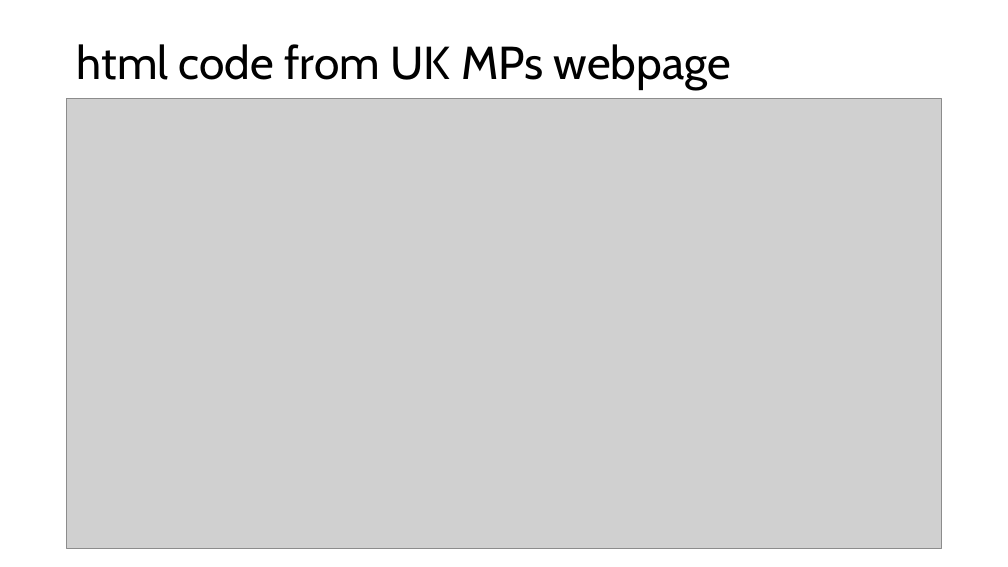
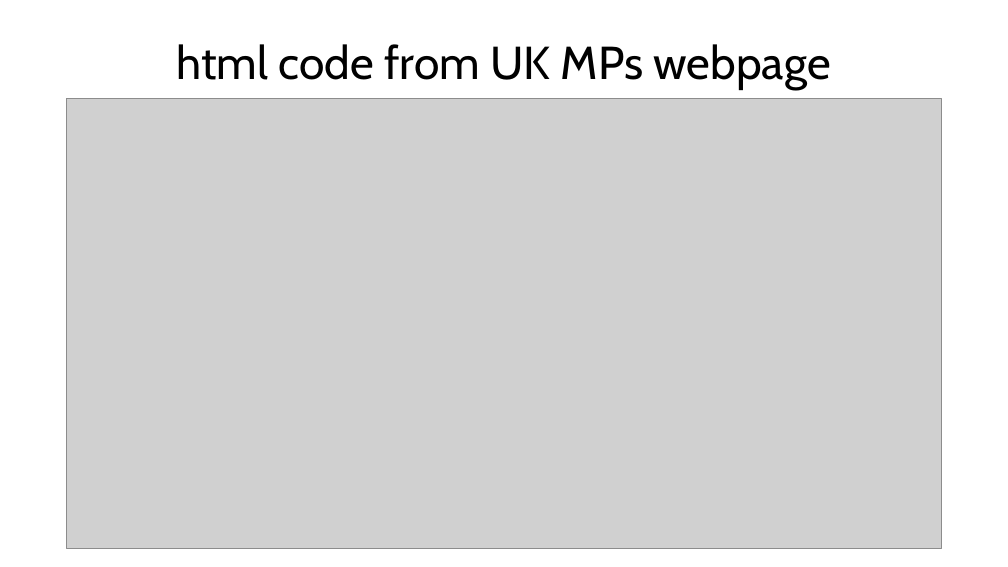
Before and after one commit to bham-carpentries/bham-introduction-to-webscraping, a slide deck: slide 9 of instructors/Introduction to Web Scraping.pptx (slide 3 before the commit). Drawn at 1008x567 pixels with LibreOffice and Linux fonts; fonts in the diff are those of the drawing; grey boxes stand for pictures. Boxes give left, top, right and bottom in pixels: in the first picture for what was removed or moved away, otherwise in the second. Text is boxed around its words. In the diff, an @@ line names an element or a change of style, - is before the commit and + after.

```diff
--- a/instructors/Introduction to Web Scraping.pptx
+++ b/instructors/Introduction to Web Scraping.pptx
@@ title "html code from UK MPs ..." at [177,44,831,90]: alignment left to centre @@
```
Also in this commit, not shown: 5 other slides changed, 10 slides added, 2 slides removed, 3 other files.
